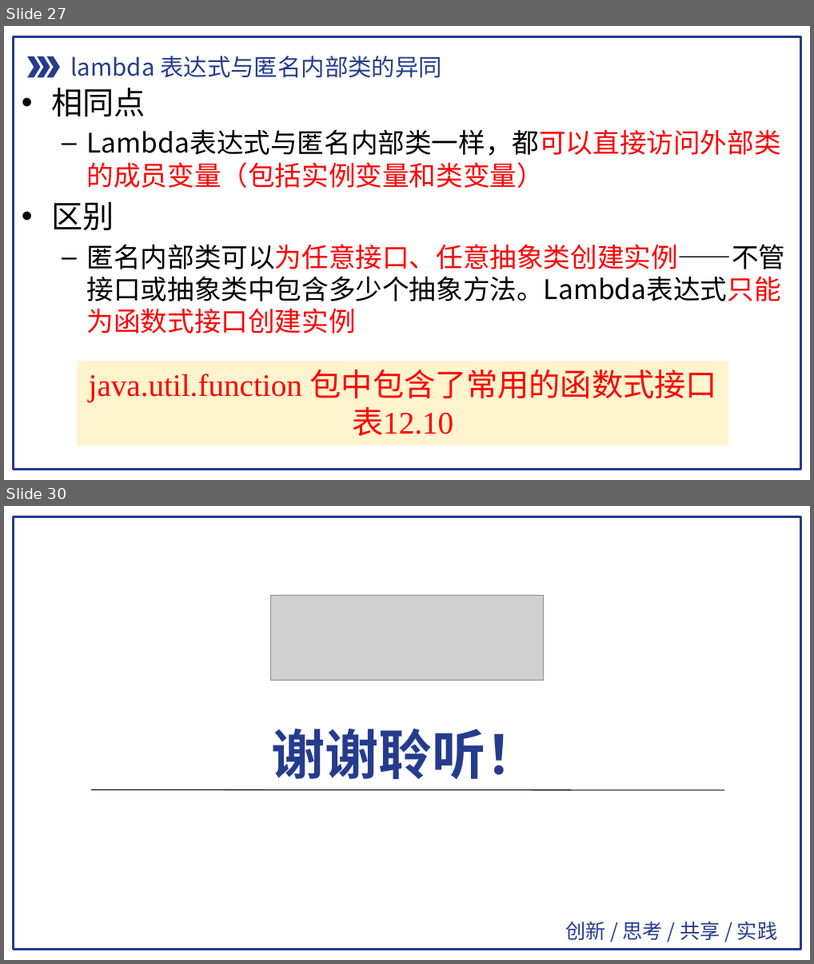
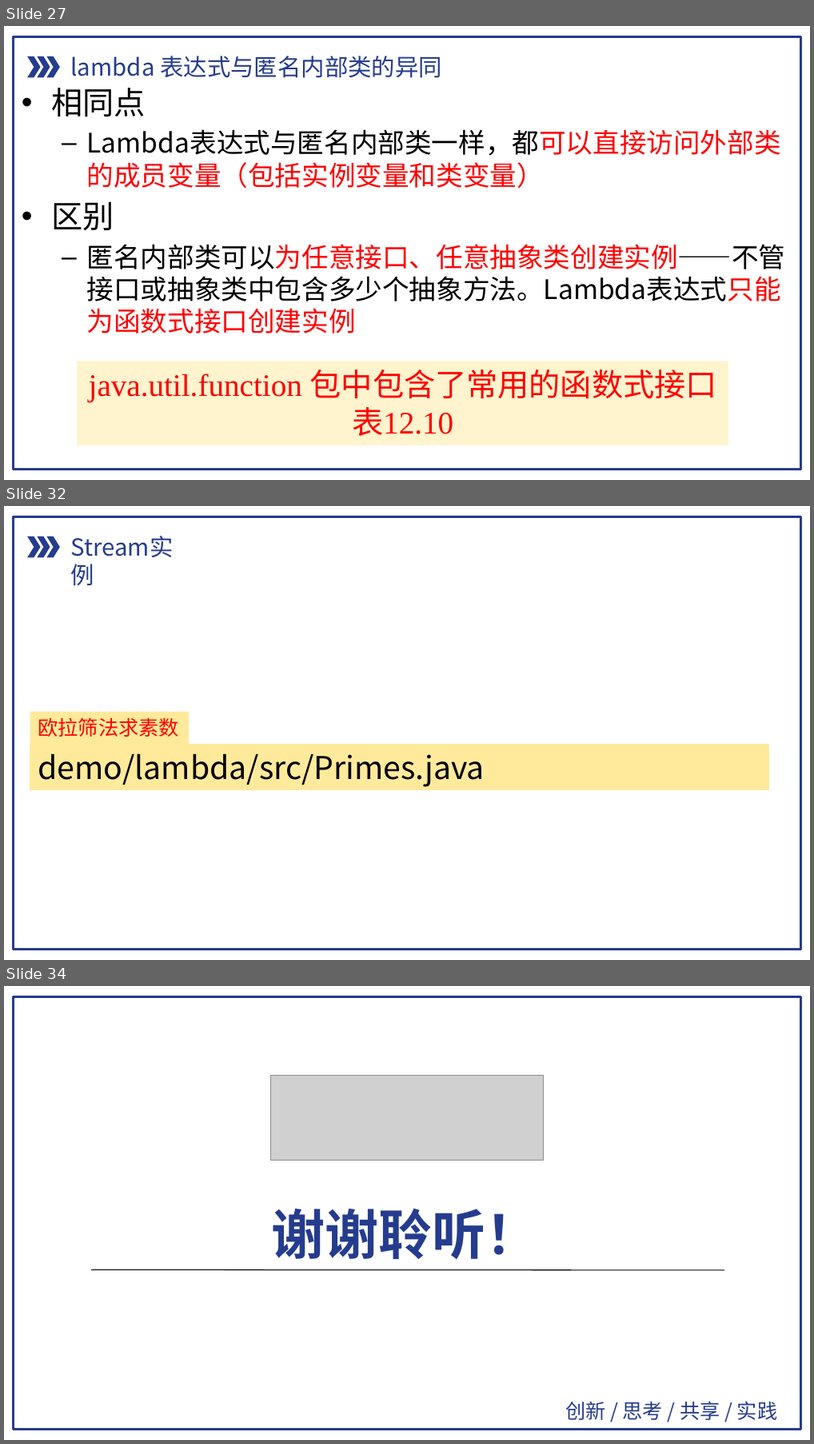
Before and after one commit to pdcxs/java-class-material, a slide deck: slides/08-Java面向对象编程-注解-反射-内部类-匿名内部类与Lambda表达式.pptx. Shown one above the other, each under a label of ours: slides 27 and 30 before the commit, slides 27, 32 and 34 after it; the slides between them are not shown. The pictures are 814x964 and 814x1444 pixels, drawn with LibreOffice and Linux fonts; fonts in the diff are those of the drawing; grey boxes stand for pictures. Boxes give left, top, right and bottom in pixels: in the first picture for what was removed or moved away, otherwise in the second. Text is boxed around its words. In the diff, an @@ line names an element or a change of style, - is before the commit and + after.

Commit message:
generics and lambda

```diff
--- a/slides/08-Java面向对象编程-注解-反射-内部类-匿名内部类与Lambda表达式.pptx
+++ b/slides/08-Java面向对象编程-注解-反射-内部类-匿名内部类与Lambda表达式.pptx
@@ slide 32 added at [4, 506, 810, 960], background #FFFFFF; not listed: 1 template element that a slide beside it also shows @@
@@ rectangle added at [14, 517, 801, 948], outline #253C8E 2 pt @@
@@ group added at [27, 528, 202, 565]: 3 chevrons, 1 text @@
+Stream实例
@@ rectangle added at [30, 712, 189, 744], fill #FFEA9C, 18 pt, text #FF0000 @@
+欧拉筛法求素数
@@ rectangle added at [30, 744, 769, 790], fill #FFEA9C, outline #FFEA9C 0.75 pt, 28 pt, text #000000 @@
+demo/lambda/src/Primes.java
@@ what was slide 30 is now slide 34 @@
```
Also in this commit, not shown: 7 slides changed, 3 other slides added, 38 other files.
